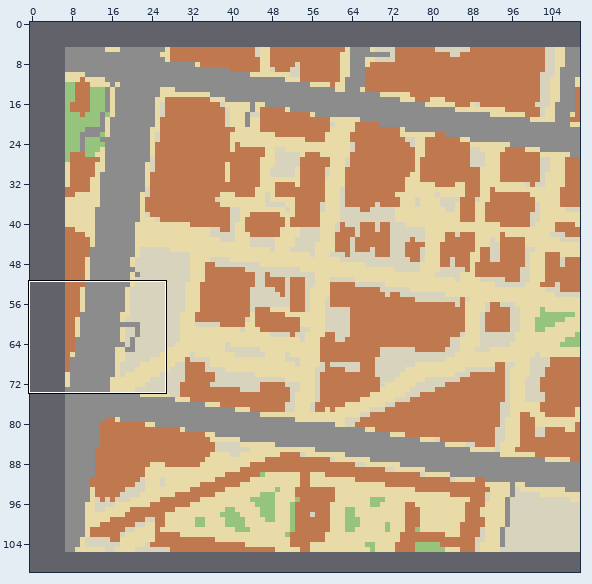
Level history. Tiled map (JSON): tools/geo/out/upenn_core.tmj. Above: a wide view before the commit, with the close-up outlined.
Close-up. Before the edit:
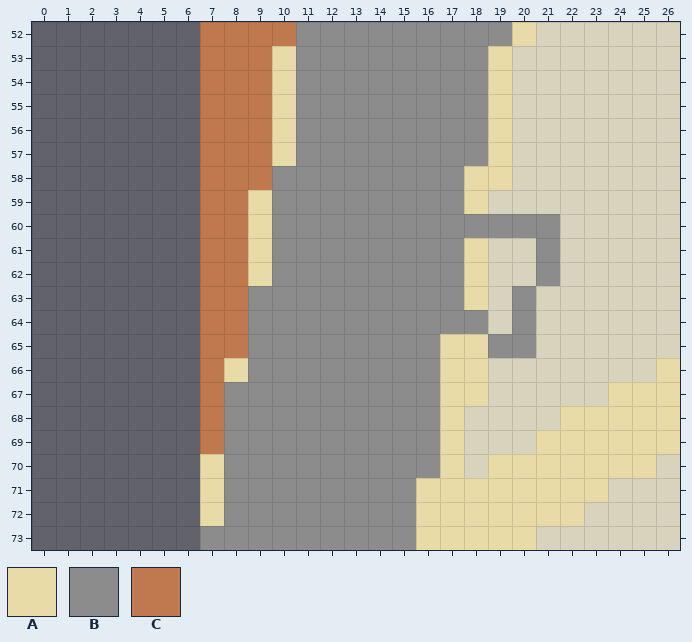
Cells are 16x16 px. Shown: x 0..26, y 52..73. The commit also changed other parts of the map, which this record leaves out. The old version is drawn lined up with the new one.
Key: from "campus": A 3, B 4, C 5.
_ is an empty cell, # one hidden under a higher layer.
Layers that did not change in this view are not listed.
Layer "paths" before, first column x 0:
52 _________####____###A______
53 _________#A##____##A_______
54 ________##A##____##A_______
55 ________##A##____##A_______
56 ________##A####__##A_______
57 ________##A####_###A_______
58 _________######_##AA_______
59 ________#A##____##A________
60 ________#A##____###________
61 ________#A#_____##A________
62 ________#A#_____##A________
63 ________###_____##A________
64 ________###_____###________
65 ________###_____#AA________
66 ________A##____##AA_______A
67 _______####____##AA_____AAA
68 _______####____##A____AAAAA
69 _______###_____##A___AAAAAA
70 _______A##____###A_AAAAAAA_
71 _______A#####_##AAAAAAAA___
72 _______A########AAAAAAA____
73 _______#########AAAAA______
Layer "roads" before, first column x 0:
52 ___________BBBBBBBBB_______
53 ___________BBBBBBBB________
54 ___________BBBBBBBB________
55 ___________BBBBBBBB________
56 ___________BBBBBBBB________
57 ___________BBBBBBBB________
58 __________BBBBBBBB_________
59 __________BBBBBBBB_________
60 __________BBBBBBBBBBBB_____
61 __________BBBBBBBB___B_____
62 __________BBBBBBBB___B_____
63 _________BBBBBBBBB__B______
64 _________BBBBBBBBBB_B______
65 _________BBBBBBBB__BB______
66 _________BBBBBBBB__________
67 ________BBBBBBBBB__________
68 ________BBBBBBBBB__________
69 ________BBBBBBBBB__________
70 ________BBBBBBBBB__________
71 ________BBBBBBBB___________
72 ________BBBBBBBB___________
73 _______BBBBBBBBB___________
Layer "buildings" before, first column x 0:
52 _______CCCC________________
53 _______CCC_________________
54 _______CCC_________________
55 _______CCC_________________
56 _______CCC_________________
57 _______CCC_________________
58 _______CCC_________________
59 _______CC__________________
60 _______CC__________________
61 _______CC__________________
62 _______CC__________________
63 _______CC__________________
64 _______CC__________________
65 _______CC__________________
66 _______C___________________
67 _______C___________________
68 _______C___________________
69 _______C___________________
70 ___________________________
71 ___________________________
72 ___________________________
73 ___________________________
New version:
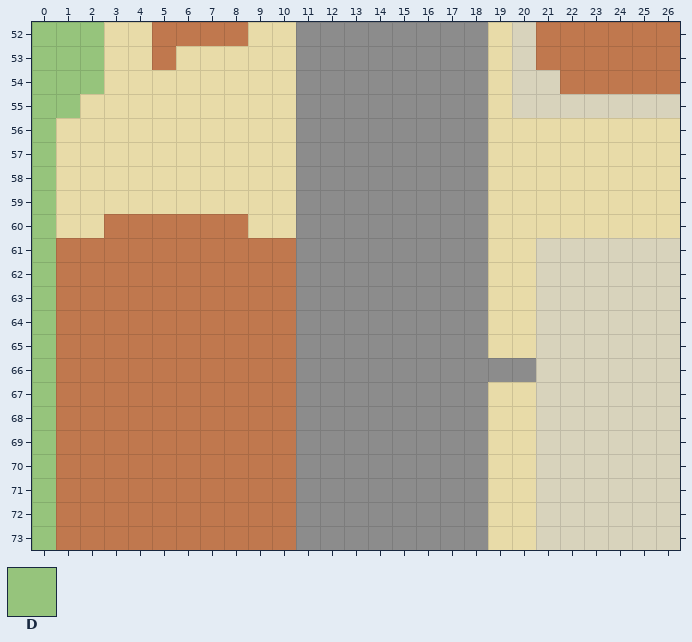
Further tiles: from "campus": D 1.
The exact change:
map size 162x101 -> 175x124 cells (old content now starts at 7,5; both pictures use the new coordinates)
Layer "landuse":
Tile D now appears in rows 52 to 54 at x 0 to 2; in row 55 at x 0 to 1; in rows 56 to 73 at x 0.
Layer "paths":
Tile A now appears in row 52 at x 3 to 4; in row 53 at x 3 to 4 and 6 to 8; in row 54 at x 3 to 7; in row 55 at x 2 to 7; in rows 56 to 57 at x 1 to 7 and 20 to 26; in row 58 at x 1 to 8 and 20 to 26.
Tile A now appears in row 59 at x 1 to 7 and 19 to 26; in row 60 at x 1 to 2 and 19 to 26; in rows 61 to 65 at x 19 to 20; in rows 67 to 69 at x 19 to 20.
Tile A is gone in row 52 at x 20; in row 65 at x 17; in row 66 at x 8, 17 and 26; in row 67 at x 17 and 24 to 26; in row 68 at x 17 and 22 to 26; in row 69 at x 17 and 21 to 26.
Tile A is gone in row 70 at x 7, 17 and 21 to 25; in row 71 at x 7, 16 to 17 and 21 to 23; in row 72 at x 7, 16 to 17 and 21 to 22; in row 73 at x 16 to 17.
Layer "roads":
Tile B now appears in rows 58 to 59 at x 18; in rows 61 to 63 at x 18; in row 65 at x 17 to 18; in row 66 at x 17 to 20; in rows 67 to 70 at x 17 to 18; in rows 71 to 73 at x 16 to 18.
Tile B is gone in row 52 at x 19; in rows 58 to 59 at x 10; in row 60 at x 10 and 19 to 21; in rows 61 to 62 at x 10 and 21; in rows 63 to 64 at x 9 to 10 and 20; in row 65 at x 9 to 10 and 19 to 20.
Tile B is gone in row 66 at x 9 to 10; in rows 67 to 72 at x 8 to 10; in row 73 at x 7 to 10.
Layer "buildings":
Tile C now appears in row 52 at x 5 to 6 and 21 to 26; in row 53 at x 5 and 21 to 26; in row 54 at x 22 to 26; in row 60 at x 3 to 6; in rows 61 to 65 at x 1 to 6 and 9 to 10; in rows 66 to 69 at x 1 to 6 and 8 to 10.
Tile C now appears in rows 70 to 73 at x 1 to 10.
Tile C is gone in row 52 at x 9 to 10; in rows 53 to 58 at x 7 to 9; in row 59 at x 7 to 8.
Where, in picture pixels (left, top, right, bottom), the same in both close-ups:
changed: (32, 22, 296, 550)
changed: (488, 22, 680, 94)
changed: (416, 118, 680, 550)
